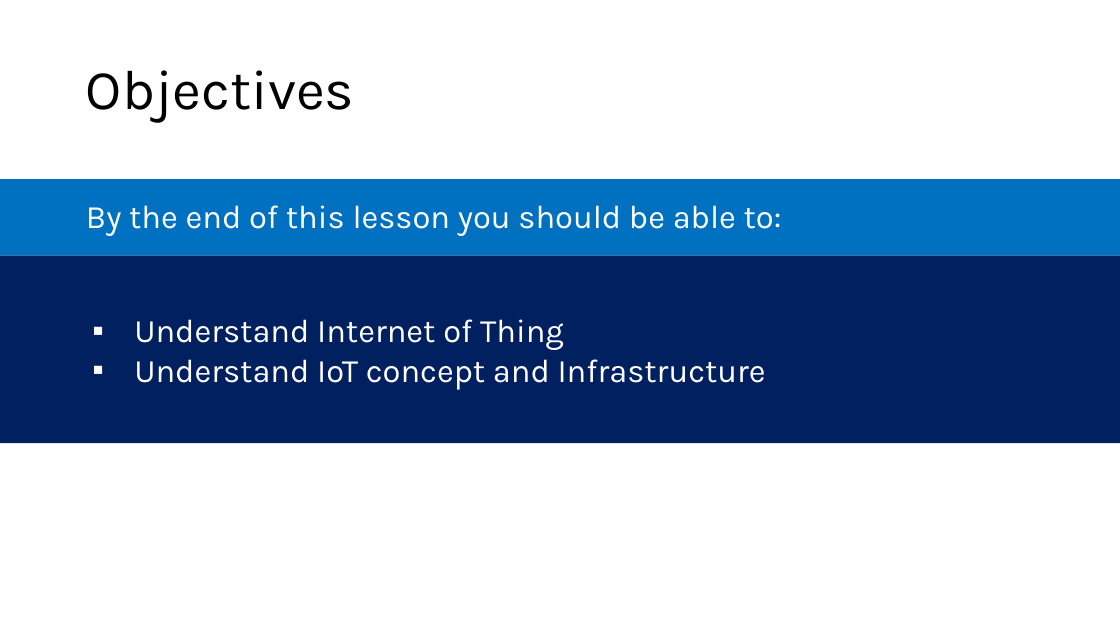
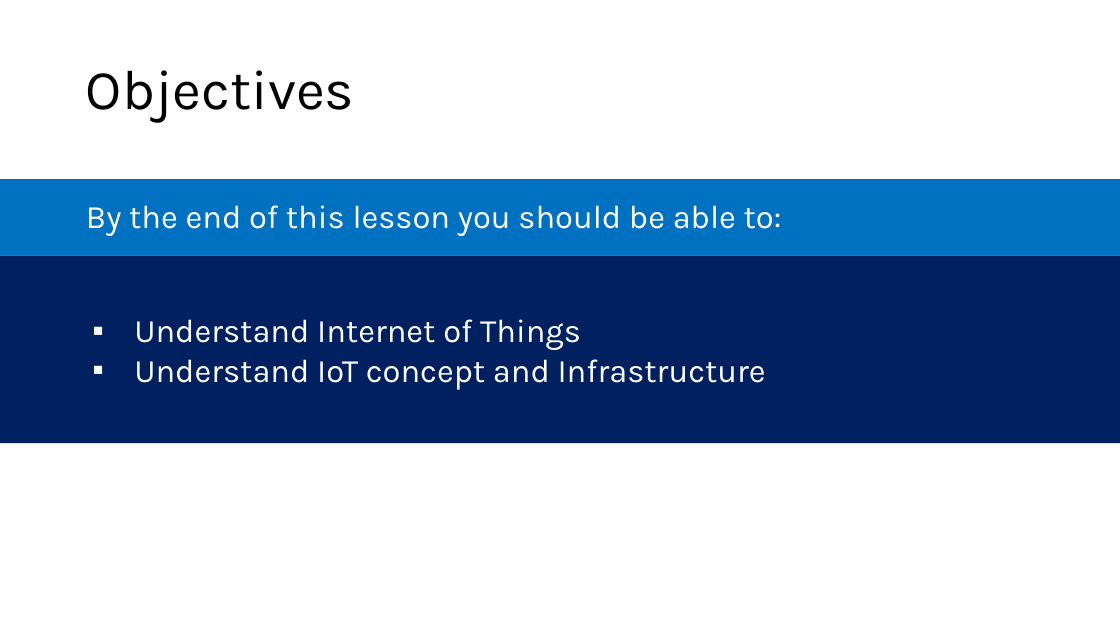
Before and after one commit to microsoft/AcademicContent, a slide deck: slide 3 of Complimentary Course Content/Module6/Lessons/Module6_Lesson1 What is Iot Lecture.pptx. Drawn at 1120x630 pixels with LibreOffice and Linux fonts; fonts in the diff are those of the drawing. Boxes give left, top, right and bottom in pixels: in the first picture for what was removed or moved away, otherwise in the second. Text is boxed around its words. In the diff, an @@ line names an element or a change of style, - is before the commit and + after.

```diff
--- a/Complimentary Course Content/Module6/Lessons/Module6_Lesson1 What is Iot Lecture.pptx
+++ b/Complimentary Course Content/Module6/Lessons/Module6_Lesson1 What is Iot Lecture.pptx
@@ text in rectangle at (134,319,581,350): text changed @@
-    ▪ Understand Internet of Thing
+    ▪ Understand Internet of Things
```
Also in this commit, not shown: 3 other slides changed, 5 other files.
